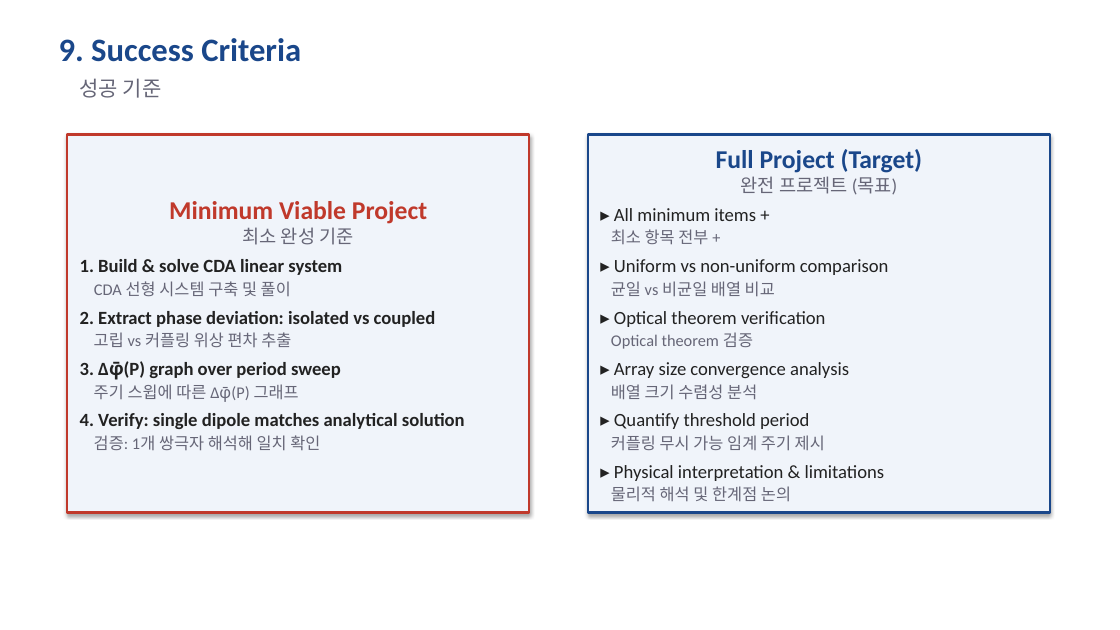
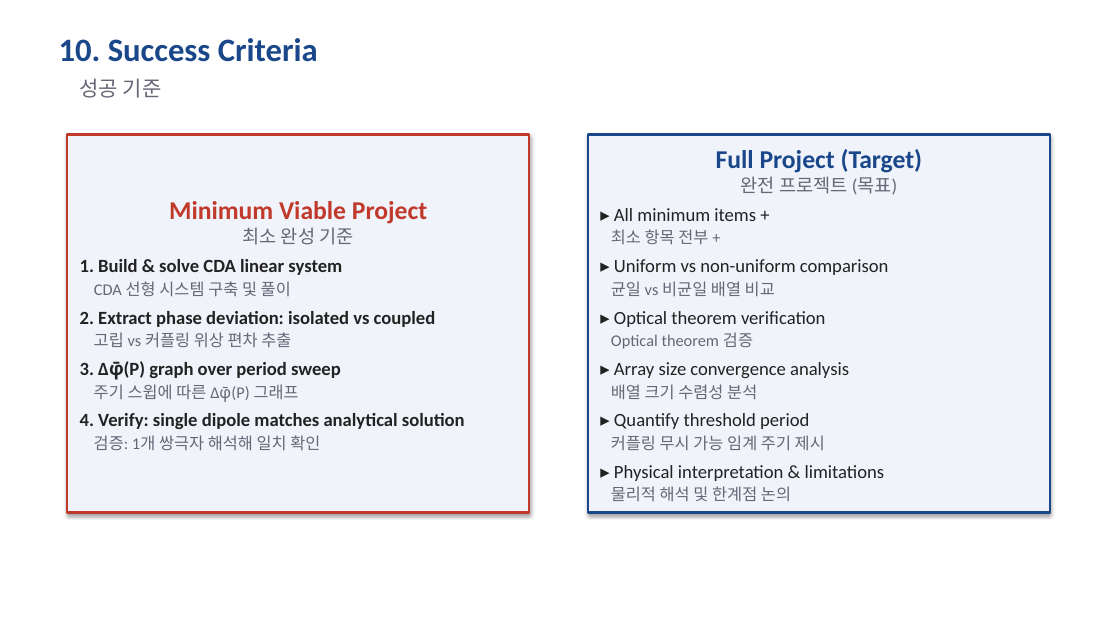
Before and after one commit to songyb111-gachon/week1, a slide deck: slide 11 of week1_proposal_v2.pptx (slide 10 before the commit). Drawn at 1120x630 pixels with LibreOffice and Linux fonts; fonts in the diff are those of the drawing. Boxes give left, top, right and bottom in pixels: in the first picture for what was removed or moved away, otherwise in the second. Text is boxed around its words. In the diff, an @@ line names an element or a change of style, - is before the commit and + after.

```diff
--- a/week1_proposal_v2.pptx
+++ b/week1_proposal_v2.pptx
@@ text at bbox=[59, 38, 318, 62]: text changed @@
-9. Success Criteria
+10. Success Criteria
```
Also in this commit, not shown: 5 other slides changed, 1 slide added, 3 other files.
